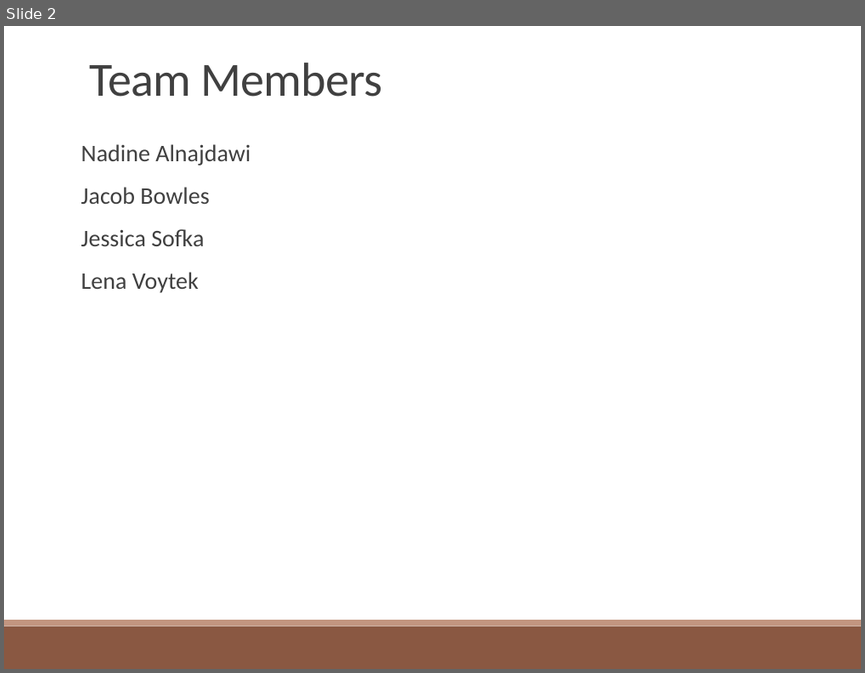
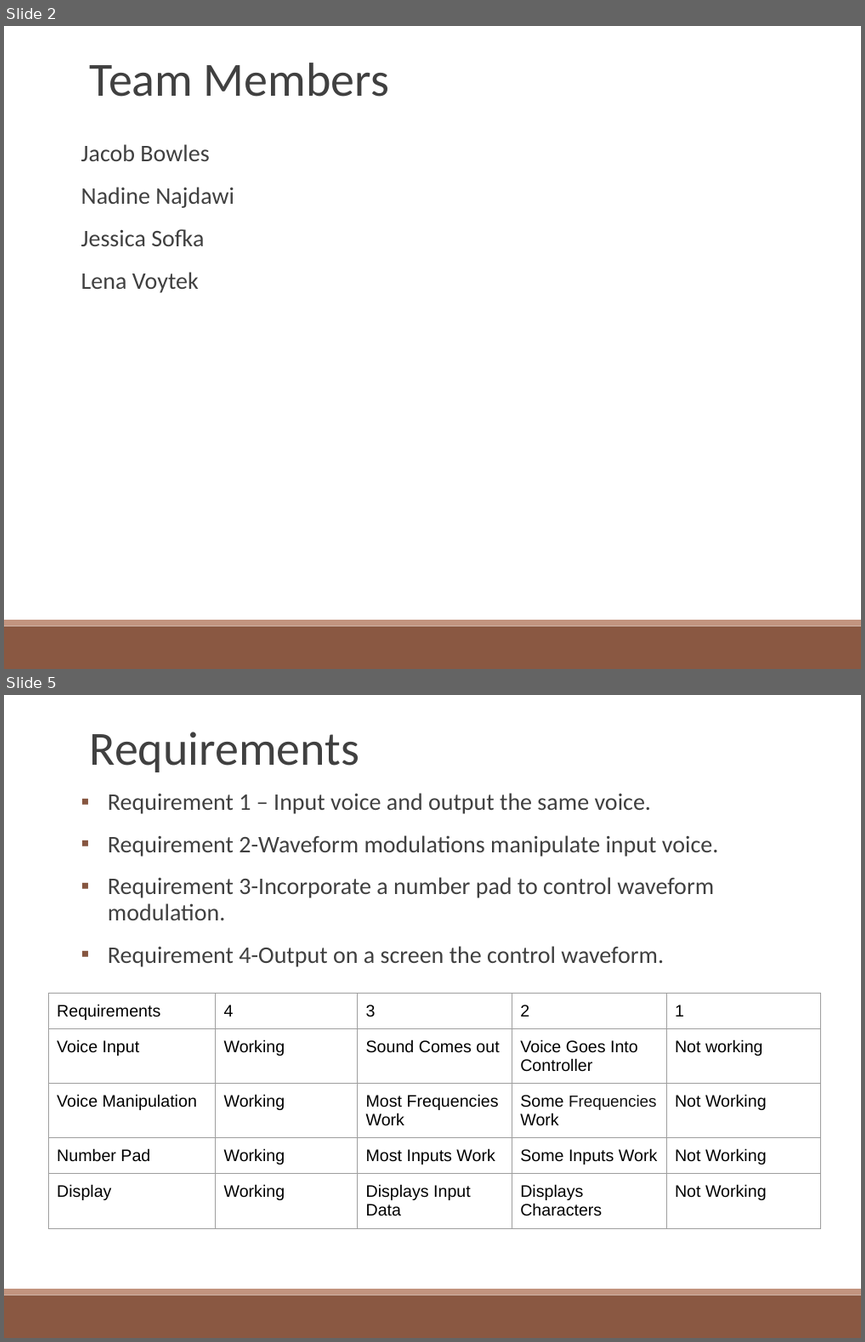
Before and after one commit to lvoytek/VoiceModulator, a slide deck: Proposal/FinalProposal.pptx. Shown one above the other, each under a label of ours: slide 2 before the commit, slides 2 and 5 after it; the slides between them are not shown. The pictures are 865x673 and 865x1342 pixels, drawn with LibreOffice and Linux fonts; fonts in the diff are those of the drawing. Boxes give left, top, right and bottom in pixels: in the first picture for what was removed or moved away, otherwise in the second. Text is boxed around its words. In the diff, an @@ line names an element or a change of style, - is before the commit and + after.

Commit message:
Added most necessary items to proposal

```diff
--- a/Proposal/FinalProposal.pptx
+++ b/Proposal/FinalProposal.pptx
@@ slide 5 added at (4, 695, 861, 1338), background #FFFFFF; not listed: 2 template elements that a slide beside it also shows @@
@@ text added at (90, 732, 359, 772), 40 pt, text #404040 @@
+Requirements
@@ text added at (108, 793, 718, 967), 20 pt, text #404040 @@
+▪ Requirement 1 – Input voice and output the same voice.
+▪ Requirement 2-Waveform modulations manipulate input voice.
+▪ Requirement 3-Incorporate a number pad to control waveform modulation.
+▪ Requirement 4-Output on a screen the control waveform.
@@ table added at (48, 993, 821, 1274), 5 rows, 5 columns @@
+Requirements | 4 | 3 | 2 | 1
+Voice Input | Working | Sound Comes out | Voice Goes Into Controller | Not working
+Voice Manipulation | Working | Most Frequencies / Work | Some Frequencies Work | Not Working
+Number Pad | Working | Most Inputs Work | Some Inputs Work | Not Working
+Display | Working | Displays Input Data | Displays Characters | Not Working
@@ slide 2 changed as well @@
@@ text "Team Members" at (90, 63, 389, 97): letter spacing -0.5 to 0 pt @@
@@ text at (81, 144, 250, 165): paragraph removed @@
-Nadine Alnajdawi
@@ text at (81, 144, 209, 293): less space between paragraphs @@
@@ text at (81, 187, 234, 208): paragraph added @@
+Nadine Najdawi
```
Also in this commit, not shown: 2 other slides changed, 7 other slides added, 4 slides removed.
